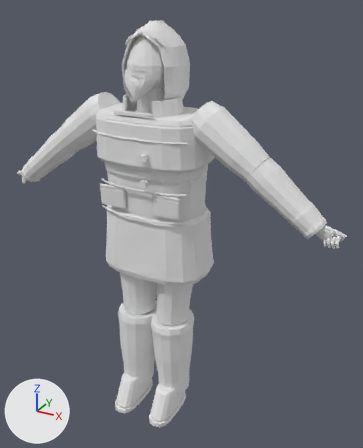
A saved change to the FBX model Assets/Pedestrians/Staged/Models/LakeFisherman3D.fbx.
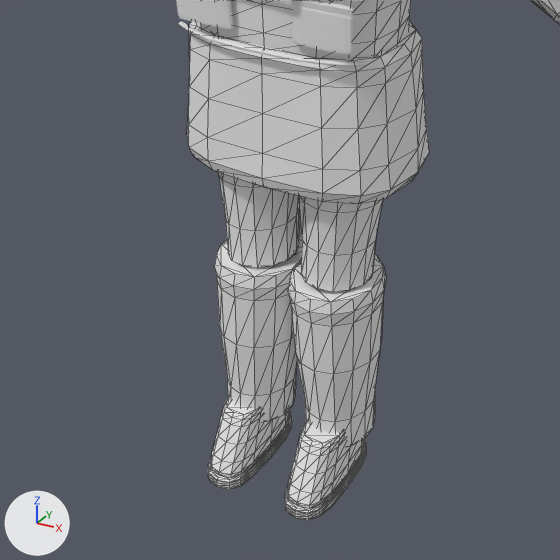
The first picture shows the older version from a 50 mm camera at (1.065, -1.705, 1.81) aimed at (0.117, 0.018, 0.949). The close-ups show the older and then the newer version on the part from 6% to 75% of the width and 44% to 99% of the height of that picture. Only the edits that show in the close-ups are written down. Every picture has the same lights, and +X, +Y and +Z are marked at lower left. The close-ups show mesh edges as thin lines.

Names of what the first close-up shows: 'CLO_BootShaft.L', 'CLO_BootShaft.R', 'CLO_SlickerHem', 'CLO_SlickerPocket.L', 'CLO_SlickerPocket.R', 'CLO_SlickerWaist', 'CLO_TrouserUpper.L', 'CLO_TrouserUpper.R', 'GEO_Boot.L', 'GEO_Boot.R', 'GEO_BootSole.L', 'GEO_BootSole.R' and 4 more.
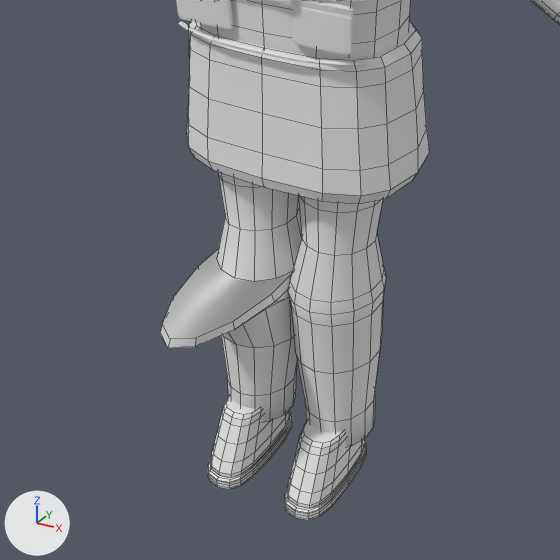
The newer file adds a shape key; the second version is drawn at full value of the shape key 'JointVolume.Knee.R' of 'CLO_BootShaft.R', and the change is written as the vertex moves it makes.

Pixel boxes (x1, y1, x2, y2) of what changed, in the close-ups (560 x 560 px):
'CLO_BootShaft.R', reshaped
    before: (214, 235, 302, 422)
    after: (160, 250, 297, 422)
'CLO_BootShaft.L', reshaped (8% shorter)
    before: (288, 254, 386, 447)
    after: (288, 269, 386, 447)
'CLO_TrouserUpper.L', reshaped (10% wider, 11% taller)
    before: (298, 195, 383, 292)
    after: (290, 195, 384, 303)
'CLO_TrouserUpper.R', reshaped (14% taller)
    before: (218, 172, 299, 268)
    after: (217, 172, 302, 282)

The change, as a diff of the scene's bpy script:
```diff
--- a/Assets/Pedestrians/Staged/Models/LakeFisherman3D.fbx.py
+++ b/Assets/Pedestrians/Staged/Models/LakeFisherman3D.fbx.py
@@ me_clo_bootshaft_l_mesh_001 @@
-me_clo_bootshaft_l_mesh_001.from_pydata(...)  # 84 vertices, 164 faces; spans x -0.095..0.096, y -0.112..0.111, z -0.384..0.005
+me_clo_bootshaft_l_mesh_001.from_pydata(...)  # 84 vertices, 72 faces; spans x -0.095..0.096, y -0.112..0.111, z -0.384..0.003
+# me_clo_bootshaft_l_mesh_001 part 4
+# 7 vertices are removed from x -0.091..0.091, y -0.096..0.106, z 0.001..0.005
+# 164 faces are deleted
+# 7 vertices move from x -0.091..0.091, y -0.106..0.096, z 0.001..0.005 to x -0.091..0.091, y -0.106..0.096, z -0.003..0.003
+# 7 vertices are added at x -0.091..0.091, y -0.096..0.106, z -0.003..0.003
+# 72 new faces join them
 me_clo_bootshaft_l_mesh_001.materials.append(mat_mat_player3dlit)
@@ me_clo_trouserupper_l_mesh_001 @@
-me_clo_trouserupper_l_mesh_001.from_pydata(...)  # 70 vertices, 136 faces; spans x -0.091..0.111, y -0.116..0.096, z -0.389..-0.005
+me_clo_trouserupper_l_mesh_001.from_pydata(...)  # 70 vertices, 58 faces; spans x -0.095..0.111, y -0.13..0.096, z -0.396..-0.005
+# me_clo_trouserupper_l_mesh_001 part 1
+# 7 vertices are removed from x -0.074..0.067, y -0.104..0.048, z -0.389..-0.381
+# 136 faces are deleted
+# 7 vertices move from x -0.074..0.067, y -0.096..0.056, z -0.389..-0.381 to x -0.095..0.087, y -0.12..0.082, z -0.396..-0.39
+# 7 vertices are added at x -0.095..0.087, y -0.13..0.072, z -0.396..-0.39
+# 58 new faces join them
 me_clo_trouserupper_l_mesh_001.materials.append(mat_mat_player3dlit)
@@ me_clo_trouserupper_r_mesh_001 @@
-me_clo_trouserupper_r_mesh_001.from_pydata(...)  # 70 vertices, 136 faces; spans x -0.111..0.091, y -0.1..0.115, z -0.389..-0.006
+me_clo_trouserupper_r_mesh_001.from_pydata(...)  # 70 vertices, 58 faces; spans x -0.111..0.095, y -0.123..0.115, z -0.395..-0.006
+# me_clo_trouserupper_r_mesh_001 part 2
+# 7 vertices are removed from x -0.067..0.074, y -0.094..0.058, z -0.389..-0.382
+# 136 faces are deleted
+# 7 vertices move from x -0.067..0.074, y -0.086..0.066, z -0.389..-0.382 to x -0.087..0.095, y -0.112..0.089, z -0.395..-0.391
+# 7 vertices are added at x -0.087..0.095, y -0.123..0.079, z -0.395..-0.391
+# 58 new faces join them
 me_clo_trouserupper_r_mesh_001.materials.append(mat_mat_player3dlit)
@@ me_clo_bootshaft_r_mesh_001 @@
-me_clo_bootshaft_r_mesh_001.from_pydata(...)  # 84 vertices, 164 faces; spans x -0.096..0.095, y -0.143..0.079, z -0.387..0.01
+me_clo_bootshaft_r_mesh_001.from_pydata(...)  # 84 vertices, 72 faces; spans x -0.096..0.097, y -0.365..0.197, z -0.387..0.003
+# me_clo_bootshaft_r_mesh_001 part 3
+# 15 vertices are removed from x -0.091..0.091, y -0.143..0.075, z -0.021..0.01
+# 164 faces are deleted
+# 27 vertices move from x -0.096..0.095, y -0.139..0.079, z -0.061..0.004 to x -0.096..0.097, y -0.204..0.171, z -0.061..0.003
+# 15 vertices are added at x -0.09..0.093, y -0.365..0.197, z -0.022..0.003
+# 72 new faces join them
 me_clo_bootshaft_r_mesh_001.materials.append(mat_mat_player3dlit)
```
